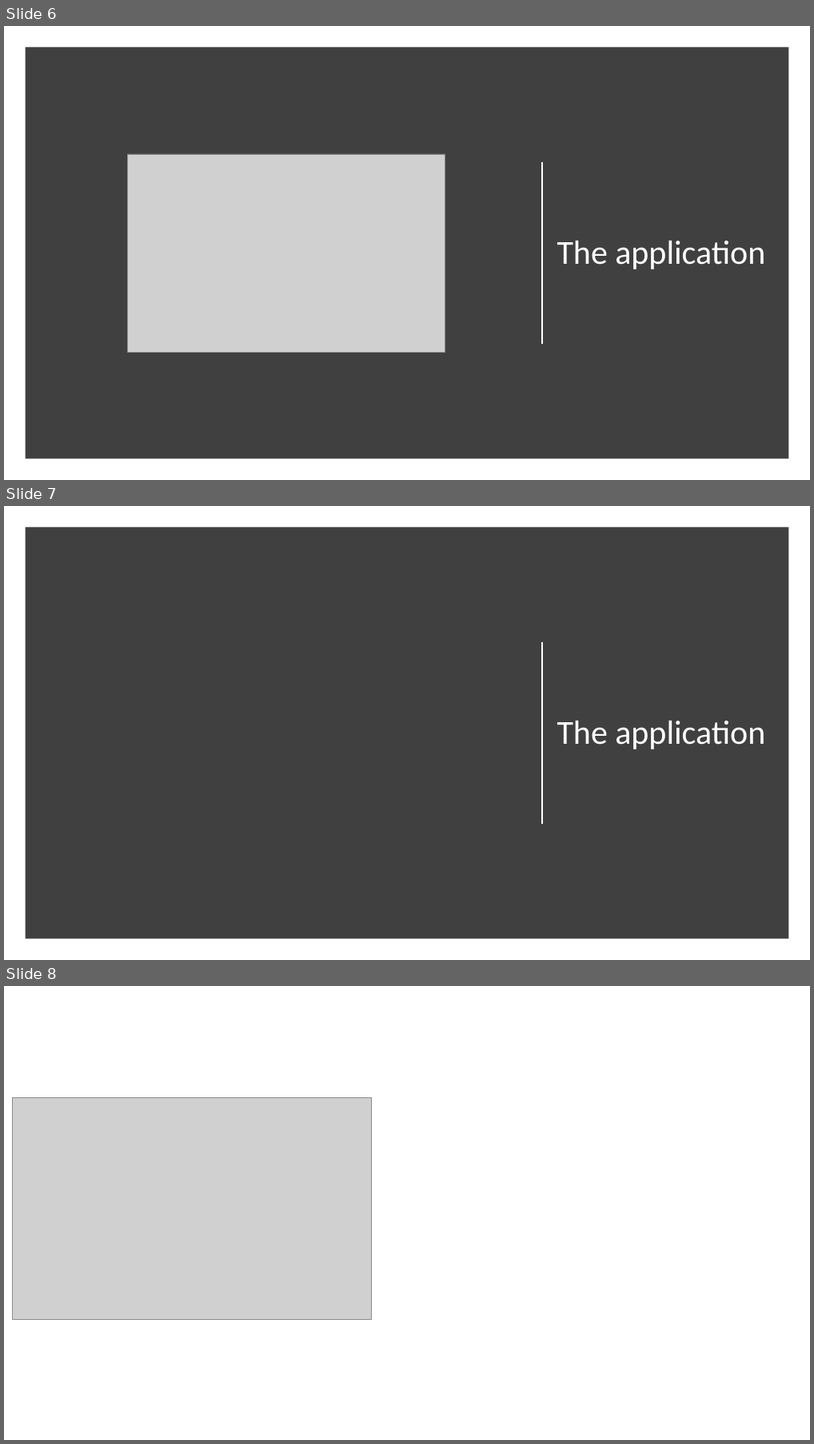
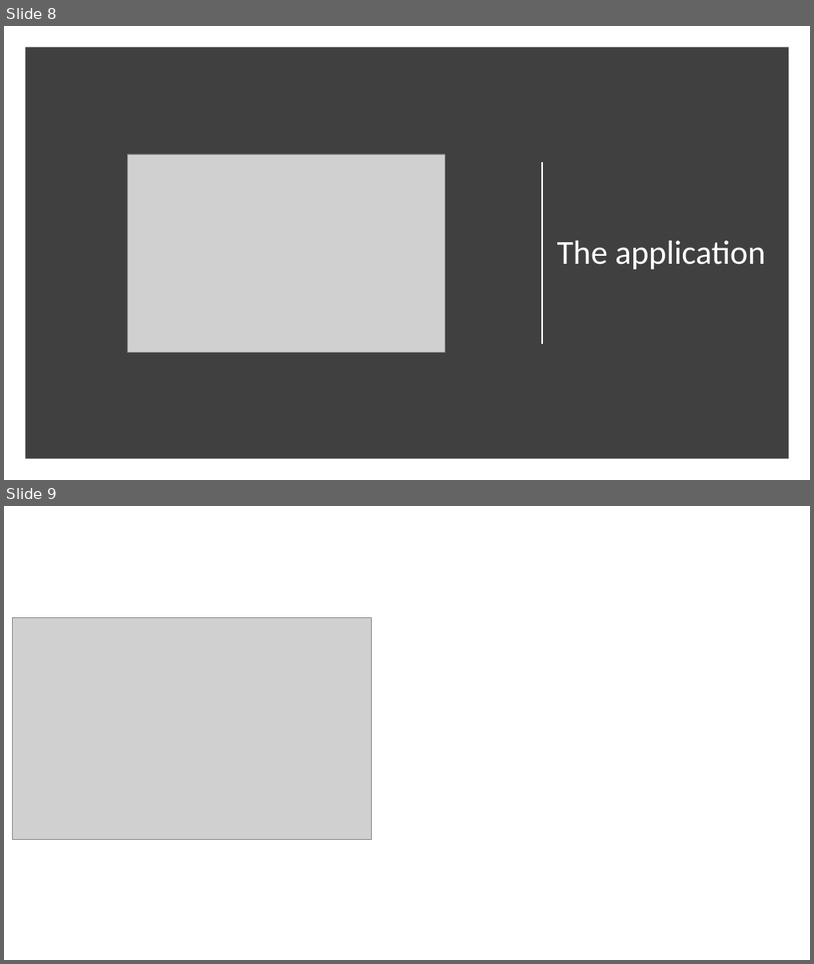
Before and after one commit to PascalVisser/bioplastic_degradation, a slide deck: Endpresentation.pptx. Shown one above the other, each under a label of ours: slides 6, 7 and 8 before the commit, slides 8 and 9 after it. The pictures are 814x1444 and 814x964 pixels, drawn with LibreOffice and Linux fonts; fonts in the diff are those of the drawing; grey boxes stand for pictures; background and template pictures are left out. Boxes give left, top, right and bottom in pixels: in the first picture for what was removed or moved away, otherwise in the second. Text is boxed around its words. In the diff, an @@ line names an element or a change of style, - is before the commit and + after.

```diff
--- a/Endpresentation.pptx
+++ b/Endpresentation.pptx
@@ slide 7 removed at box(4, 506, 810, 960), background #FFFFFF @@
@@ rectangle removed at box(25, 527, 790, 939) @@
@@ line removed from (542, 642) to (542, 824) @@
@@ title removed at box(558, 720, 766, 749) @@
-The application
@@ what was slide 6 is now slide 8 @@
@@ what was slide 8 is now slide 9 @@
```
Also in this commit, not shown: 2 slides added.
